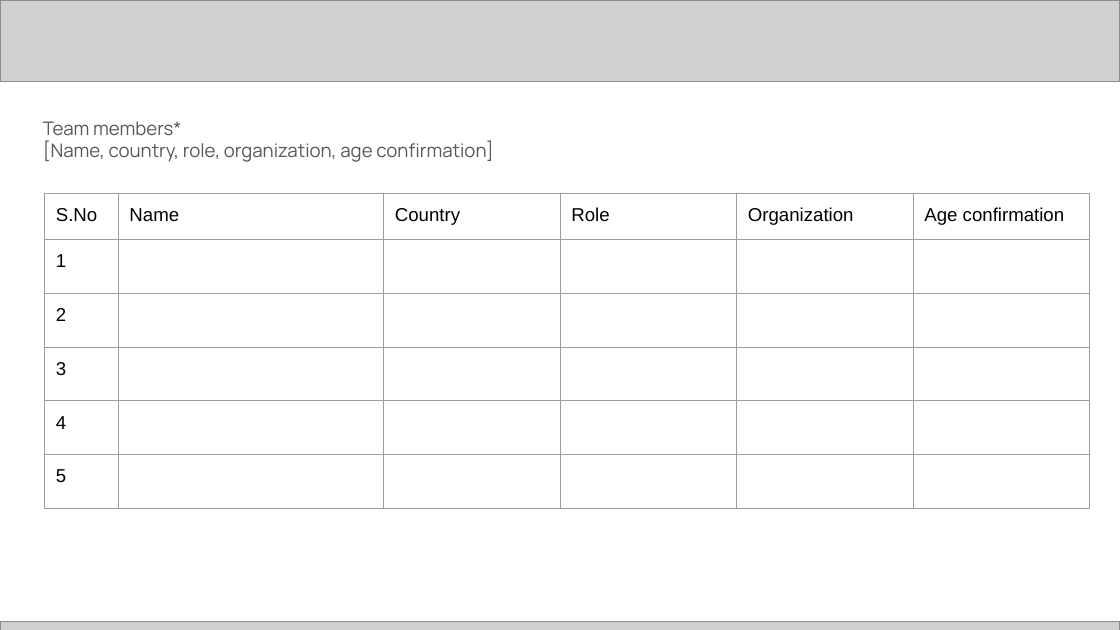
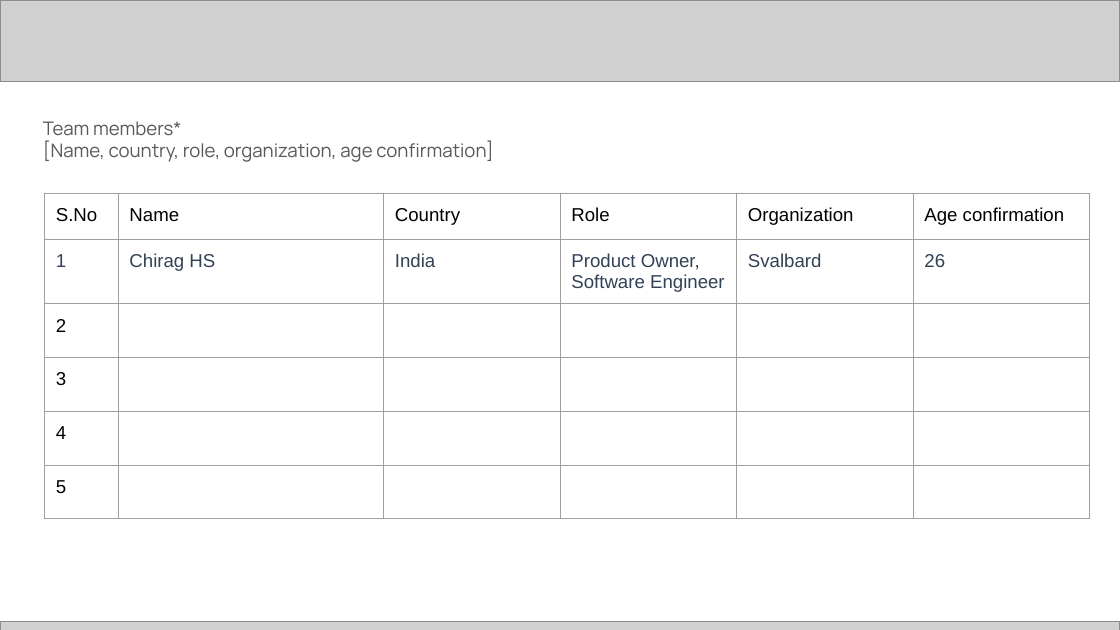
Before and after one commit to chiraghs/Neuro-Kinetic-Behavioral-Health-System, a slide deck: slide 2 of [PUB] Future Health Digital Innovation Challenge | Submission Template.pptx. Drawn at 1120x630 pixels with LibreOffice and Linux fonts; fonts in the diff are those of the drawing; grey boxes stand for pictures. Boxes give left, top, right and bottom in pixels: in the first picture for what was removed or moved away, otherwise in the second. Text is boxed around its words. In the diff, an @@ line names an element or a change of style, - is before the commit and + after.

```diff
--- a/[PUB] Future Health Digital Innovation Challenge | Submission Template.pptx
+++ b/[PUB] Future Health Digital Innovation Challenge | Submission Template.pptx
@@ table at (45,193,1092,560) @@
-row 2: 1 |  |  |  |  | 
+row 2: 1 | Chirag HS | India | Product Owner, Software Engineer | Svalbard | 26
@@ text colour #000000 to #334155 in "1" @@
```
Also in this commit, not shown: 13 other slides changed, 2 slides added, 2 slides removed, 1 other file.
